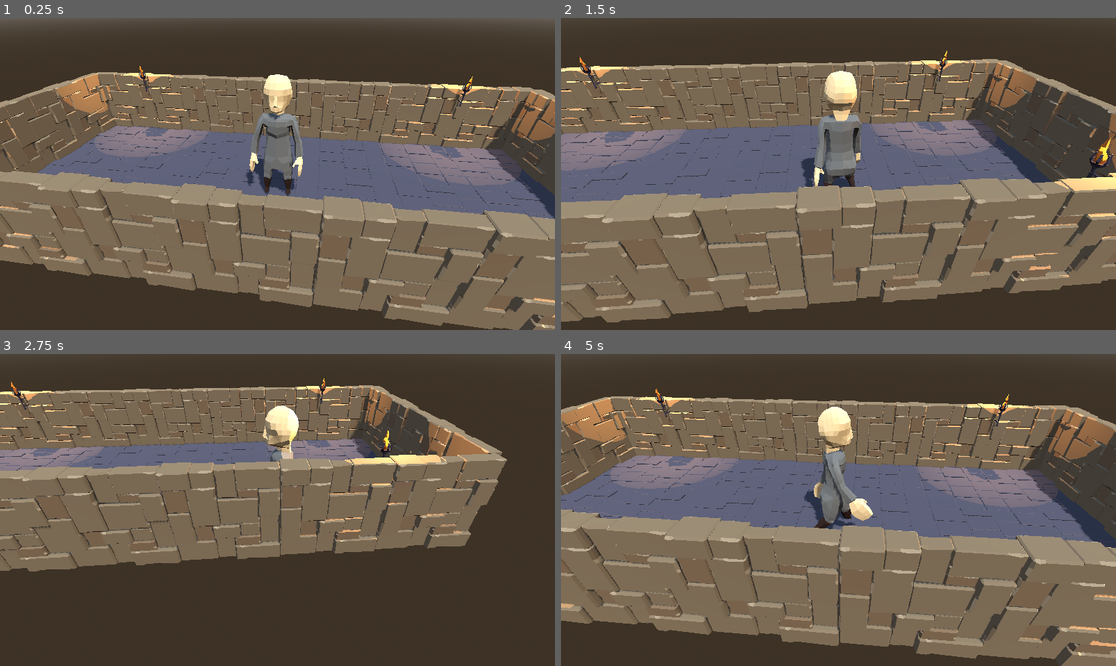
Above: before the commit, frames 1-4 (two rows, left to right).
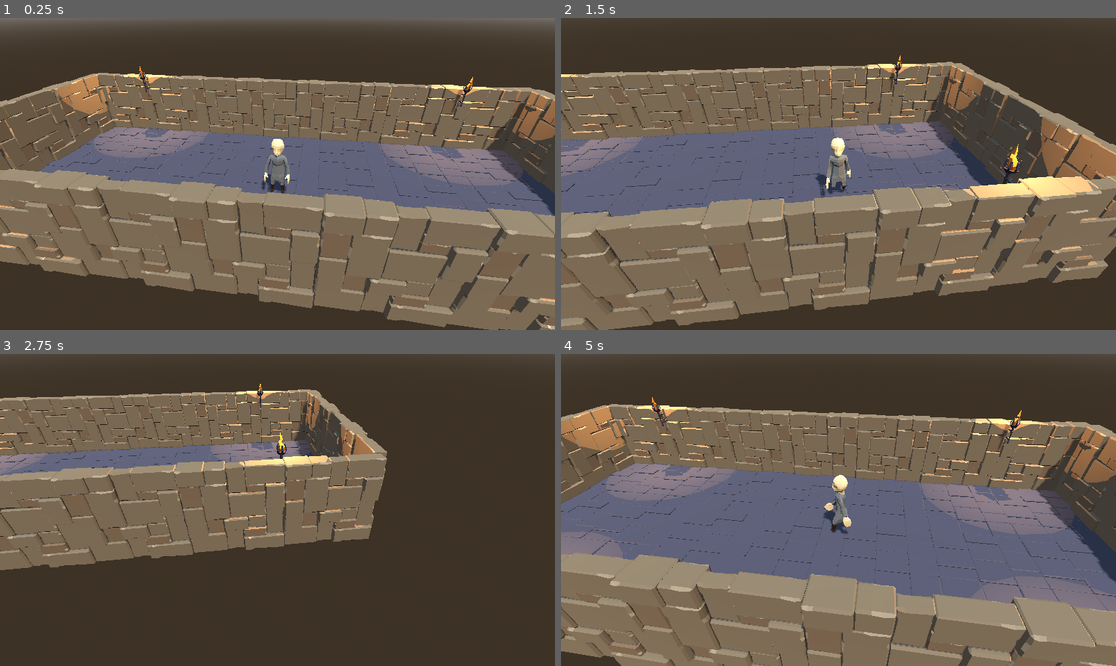
Above: after the commit, the same moments.

Repository: MG9442/Dungeon_Rescue_Godot
Game: Godot game, scene res://scenes/starting_room.tscn
Two runs of this game, one before a commit and one after it. Both use one fixed random seed, a clock stepped at 60 frames per second and the inputs below.
Inputs:
- Up to frame 1 (0.25 s): no input
- Up to frame 2 (1.5 s): hold D (move_right) 0.53-1.28 s; hold S (move_backward) from 1.28 s (still down)
- Up to frame 3 (2.75 s): release S (move_backward) at 2.03 s; hold D (move_right) from 2.03 s (still down)
- Up to frame 4 (5 s): release D (move_right) at 2.78 s; hold W (move_forward) 2.78-3.53 s; hold A (move_left) from 3.53 s (still down)

The runs differ from the first frame. In frame 1, 12% of the frame differs, in the area x 0-100%, y 15-100%; in frame 2, 31%; in frame 3, 21%; in frame 4, 54%, in the area x 0-100%, y 11-100%.

Commit message:
Fixed directional movement & adjusted movement speed

Diff:
--- a/scenes/player.tscn
+++ b/scenes/player.tscn
@@ -1,18 +1,17 @@
-[gd_scene load_steps=4 format=3 uid="uid://b8xj2k5n9qwrt"]
+[gd_scene load_steps=4 format=3 uid="uid://b8xj2k5oaqwrt"]
 
 [ext_resource type="Script" path="res://scripts/player_controller.gd" id="1_script"]
-[ext_resource type="PackedScene" uid="uid://dr6t3uf42oq87" path="res://Knight Character Animated by Quaternius/FBX/KnightCharacter.fbx" id="2_knight"]
+[ext_resource type="PackedScene" uid="uid://c1uht61jph2j8" path="res://Knight Character Animated by Quaternius/FBX/KnightCharacter.fbx" id="2_knight"]
 
 [sub_resource type="CapsuleShape3D" id="CapsuleShape3D_player"]
-radius = 0.4
-height = 1.8
+radius = 0.640827
+height = 5.87198
 
 [node name="Player" type="CharacterBody3D"]
 script = ExtResource("1_script")
 
 [node name="CollisionShape3D" type="CollisionShape3D" parent="."]
-transform = Transform3D(1, 0, 0, 0, 1, 0, 0, 0, 1, 0, 0.9, 0)
+transform = Transform3D(1, 0, 0, 0, 1, 0, 0, 0, 1, 0, 2.7314, 0)
 shape = SubResource("CapsuleShape3D_player")
 
 [node name="KnightCharacter" parent="." instance=ExtResource("2_knight")]
-transform = Transform3D(1, 0, 0, 0, 1, 0, 0, 0, 1, 0, 0, 0)
--- a/scenes/starting_room.tscn
+++ b/scenes/starting_room.tscn
@@ -47,7 +47,10 @@
 target_path = NodePath("../Player")
 
 [node name="Player" parent="." instance=ExtResource("4_player")]
-transform = Transform3D(1, 0, 0, 0, 1, 0, 0, 0, 1, 12, 1, 5)
+transform = Transform3D(0.5, 0, 0, 0, 0.5, 0, 0, 0, 0.5, 11.9997, 0.600854, 4.99047)
+speed = 8.0
+acceleration = 20.0
+friction = 50.0
 
 [node name="Room" type="Node3D" parent="."]
 
@@ -182,6 +185,7 @@
 [node name="Collision" type="Node3D" parent="Room"]
 
 [node name="FloorCollision" type="StaticBody3D" parent="Room/Collision"]
+transform = Transform3D(1, 0, 0, 0, 1, 0, 0, 0, 1, 0, 0.227594, 0)
 
 [node name="CollisionShape3D" type="CollisionShape3D" parent="Room/Collision/FloorCollision"]
 transform = Transform3D(1, 0, 0, 0, 1, 0, 0, 0, 1, 12, -0.25, 5)
--- a/scripts/player_controller.gd
+++ b/scripts/player_controller.gd
@@ -43,8 +43,8 @@
 		velocity.z = move_toward(velocity.z, direction.z * speed, acceleration * delta)
 
 		# Rotate character to face movement direction (add PI to flip 180 degrees)
-		var target_rotation = atan2(direction.x, direction.z) + PI
-		rotation.y = lerp_angle(rotation.y, target_rotation, 10.0 * delta)
+		var target_rotation = atan2(-direction.x, -direction.z) + PI
+		rotation.y = lerp_angle(rotation.y, target_rotation, 20.0 * delta)
 
 		# Play walk animation
 		if animation_player and animation_player.current_animation != "HumanArmature|Walking":
Not shown: 1 places in scenes/starting_room.tscn that only renumber resources
